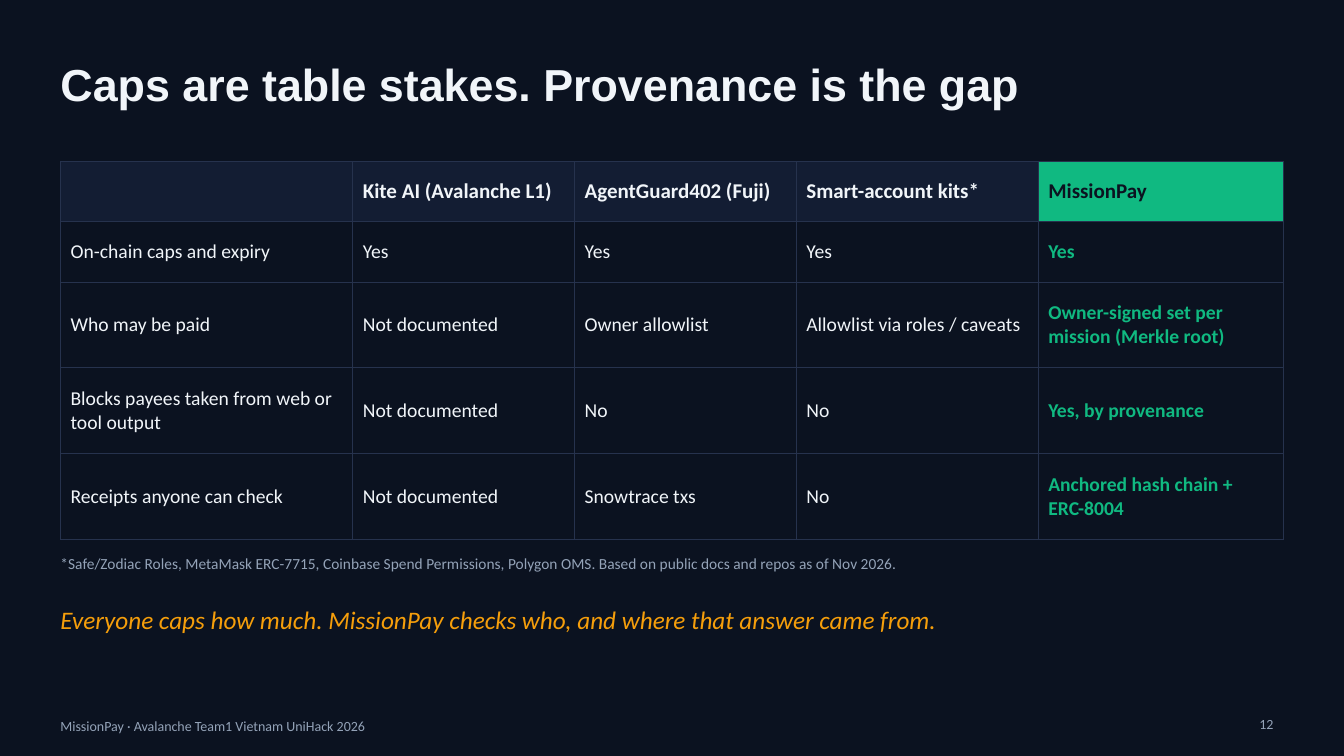
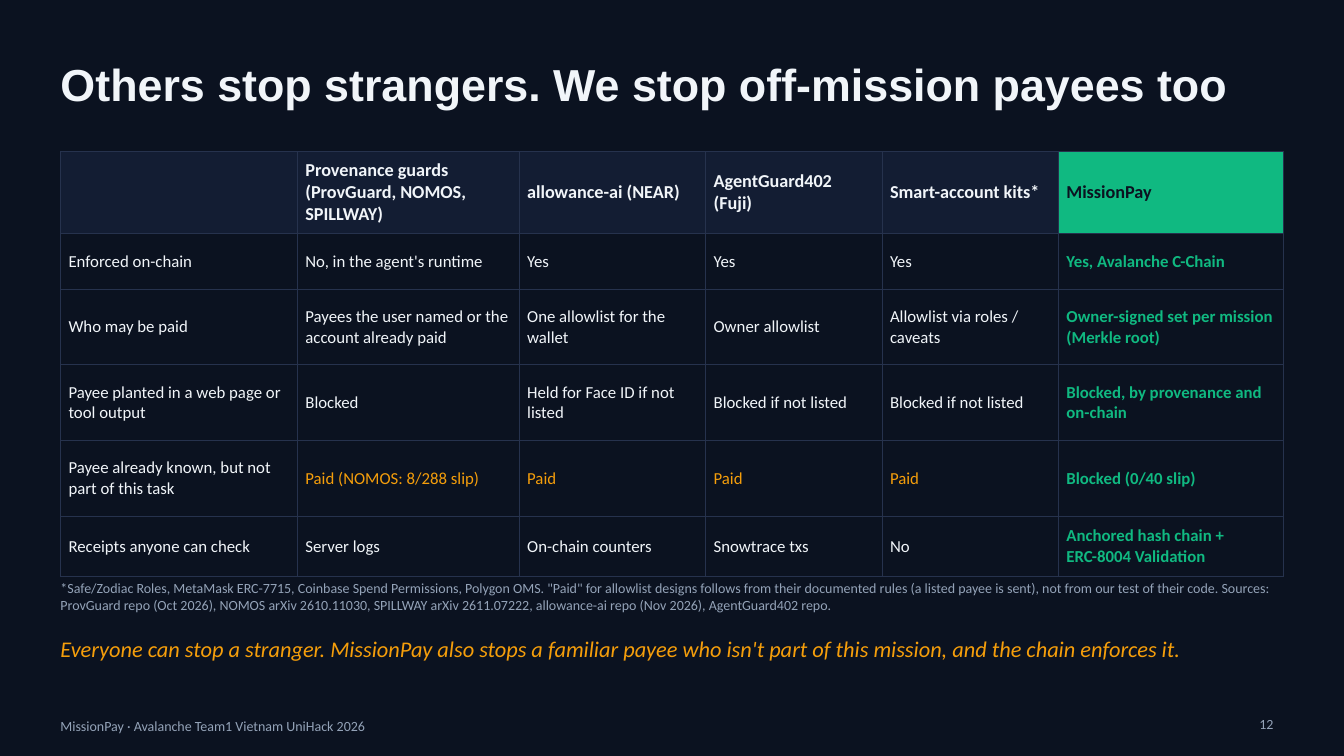
Before and after one commit to lenamkhanhh/UniHack, a slide deck: slide 12 of artifacts/submission-s1/MissionPay-pitch-deck-v2.pptx. Drawn at 1344x756 pixels with LibreOffice and Linux fonts; fonts in the diff are those of the drawing. Boxes give left, top, right and bottom in pixels: in the first picture for what was removed or moved away, otherwise in the second. Text is boxed around its words. In the diff, an @@ line names an element or a change of style, - is before the commit and + after.

```diff
--- a/artifacts/submission-s1/MissionPay-pitch-deck-v2.pptx
+++ b/artifacts/submission-s1/MissionPay-pitch-deck-v2.pptx
@@ title at bbox=[60, 68, 1227, 110]: text changed @@
-Caps are table stakes. Provenance is the gap
+Others stop strangers. We stop off-mission payees too
@@ table at bbox=[60, 151, 1284, 566] @@
- | Kite AI (Avalanche L1) | AgentGuard402 (Fuji) | Smart-account kits* | MissionPay
-On-chain caps and expiry | Yes | Yes | Yes | Yes
-Who may be paid | Not documented | Owner allowlist | Allowlist via roles / caveats | Owner-signed set per mission (Merkle root)
-Blocks payees taken from web or tool output | Not documented | No | No | Yes, by provenance
-Receipts anyone can check | Not documented | Snowtrace txs | No | Anchored hash chain + ERC-8004
+ | Provenance guards (ProvGuard, NOMOS, SPILLWAY) | allowance-ai (NEAR) | AgentGuard402 (Fuji) | Smart-account kits* | MissionPay
+Enforced on-chain | No, in the agent's runtime | Yes | Yes | Yes | Yes, Avalanche C-Chain
+Who may be paid | Payees the user named or the account already paid | One allowlist for the wallet | Owner allowlist | Allowlist via roles / caveats | Owner-signed set per mission (Merkle root)
+Payee planted in a web page or tool output | Blocked | Held for Face ID if not listed | Blocked if not listed | Blocked if not listed | Blocked, by provenance and on-chain
+Payee already known, but not part of this task | Paid (NOMOS: 8/288 slip) | Paid | Paid | Paid | Blocked (0/40 slip)
+Receipts anyone can check | Server logs | On-chain counters | Snowtrace txs | No | Anchored hash chain + ERC-8004 Validation
@@ table: place and size @@
-table at bbox=[60, 161, 1284, 519]
+table at bbox=[60, 151, 1284, 566]
@@ text at bbox=[60, 583, 1270, 613]: text changed; size 11 to 10 pt @@
-*Safe/Zodiac Roles, MetaMask ERC-7715, Coinbase Spend Permissions, Polygon OMS. Based on public docs and repos as of Nov 2026.
+*Safe/Zodiac Roles, MetaMask ERC-7715, Coinbase Spend Permissions, Polygon OMS. "Paid" for allowlist designs follows from their documented rules (a listed payee is sent), not from our test of their code. Sources: ProvGuard repo (Oct 2026), NOMOS arXiv 2610.11030, SPILLWAY arXiv 2611.07222, allowance-ai repo (Nov 2026), AgentGuard402 repo.
@@ text at bbox=[60, 641, 1180, 661]: text changed; size 18 to 16 pt @@
-Everyone caps how much. MissionPay checks who, and where that answer came from.
+Everyone can stop a stranger. MissionPay also stops a familiar payee who isn't part of this mission, and the chain enforces it.
```
Also in this commit, not shown: 2 other slides changed, 3 other files.
